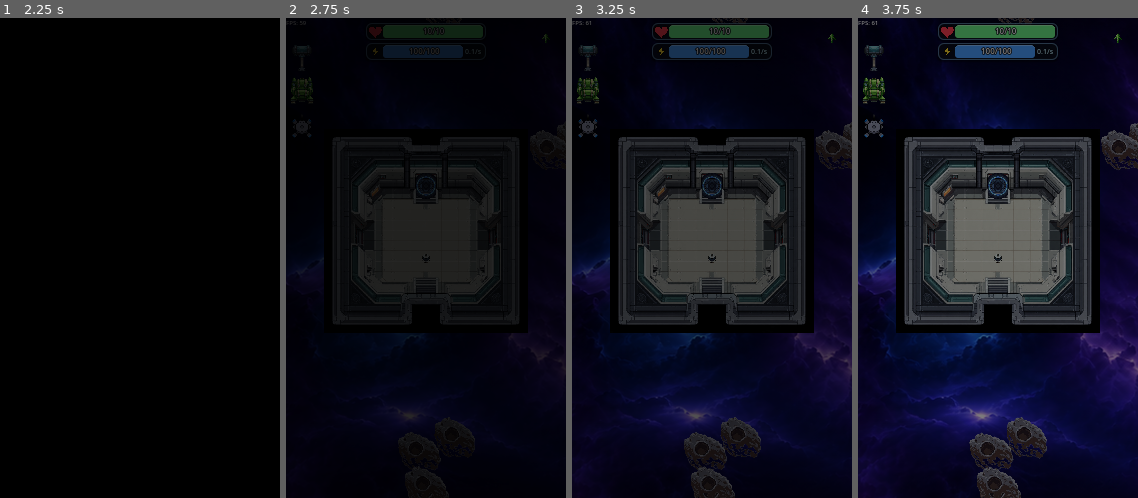
Above: before the commit, frames 1-4 (left to right).
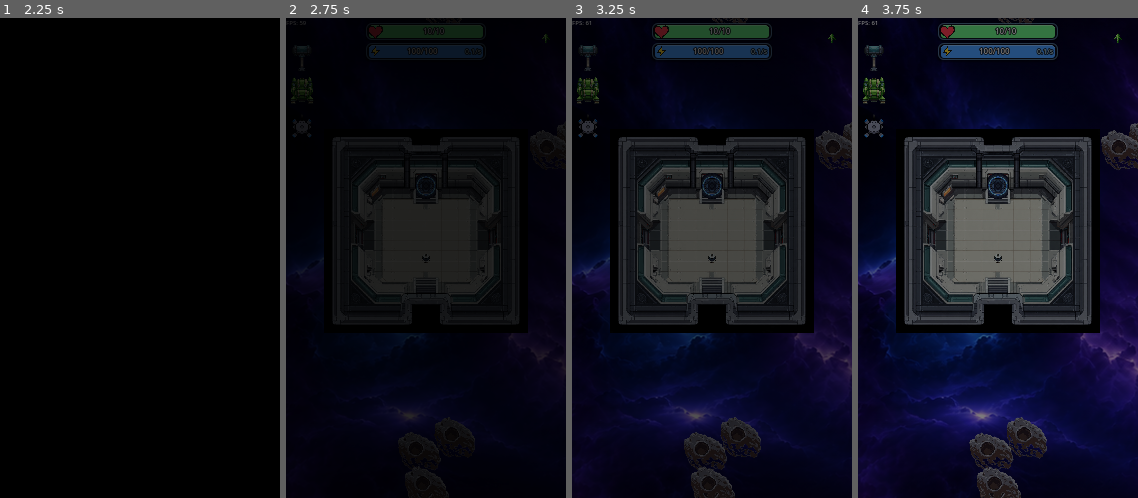
Above: after the commit, the same moments.

Repository: wildane/ShootingStar
Game: Godot game, scene res://scene/main_menu/main_menu.tscn
Two runs of this game, one before a commit and one after it. Both use one fixed random seed, a clock stepped at 60 frames per second and the inputs below.
Inputs (mouse positions are in pixels of both pictures, inside the frame that each line leads up to):
- Up to frame 1 (2.25 s): tap Enter at 0.5, 0.6 s; move the mouse to (201, 234) at 0.52 s; hold Right 0.53-1.25 s; click (201, 234) at 0.67 s; tap Space at 0.77 s; drag from (84, 282) to (126, 354) at 1.27 s; move the mouse to (140, 186) at 2.02 s; hold Right from 2.03 s (still down); tap Backspace at 2.1 s; click (140, 186) at 2.17 s
- Up to frame 2 (2.75 s): keep holding Right
- Up to frame 3 (3.25 s): release Right at 2.75 s; drag from (698, 354) to (770, 234) at 2.77 s
- Up to frame 4 (3.75 s): move the mouse to (1082, 330) at 3.52 s; hold Left from 3.53 s (still down); tap Ctrl at 3.6 s

Frame 1 is identical in both runs. In frame 2, 0.3% of the frame differs, in the area x 29-71%, y 1-9%; in frame 3, 0.4%; in frame 4, 0.5%.

Commit message:
Draw the status bar fill behind the icon and text
Make the coloured bar span the whole box so the heart/lightning icon and
the numbers sit on top of the fill instead of beside it.

🤖 Generated with Codebuff
Co-Authored-By: Codebuff <noreply@codebuff.com>

Diff:
--- a/scene/ui/HpBar.gd
+++ b/scene/ui/HpBar.gd
@@ -108,16 +108,11 @@
 	_panel.set_anchors_and_offsets_preset(Control.PRESET_FULL_RECT)
 	add_child(_panel)
 
-	# Ikon di sebelah kiri dalam kotak
+	# Saiz & posisi ikon (dibuat selepas bar supaya dilukis di atasnya)
 	_lebar_ikon = maxf(5.0, saiz_bar.y * 0.62)
 	var tinggi_ikon := maxf(5.0, saiz_bar.y - jidar * 2.0)
-	_ikon = IkonBar.new()
-	_ikon.jenis = jenis
-	_ikon.size = Vector2(_lebar_ikon, tinggi_ikon)
-	_ikon.position = Vector2(jidar + 1.0, (saiz_bar.y - tinggi_ikon) * 0.5)
-	_panel.add_child(_ikon)
-
-	_kiri_kandungan = _ikon.position.x + _lebar_ikon + 2.0
+	var posisi_ikon := Vector2(jidar + 1.0, (saiz_bar.y - tinggi_ikon) * 0.5)
+	_kiri_kandungan = posisi_ikon.x + _lebar_ikon + 2.0
 
 	_bar = ProgressBar.new()
 	_bar.mouse_filter = Control.MOUSE_FILTER_IGNORE
@@ -128,12 +123,20 @@
 	_bar.value = 1.0
 	_bar.add_theme_stylebox_override("background", _gaya_trek())
 	_bar.add_theme_stylebox_override("fill", _gaya_isian(_warna_untuk(1.0)))
+	# Bar warna penuhkan seluruh kotak (di belakang ikon & teks)
 	_bar.set_anchors_and_offsets_preset(Control.PRESET_FULL_RECT)
-	_bar.offset_left = _kiri_kandungan
+	_bar.offset_left = jidar
 	_bar.offset_top = jidar - 1.0
 	_bar.offset_right = -jidar
 	_bar.offset_bottom = -jidar + 1.0
 	_panel.add_child(_bar)
+
+	# Ikon di sebelah kiri, di atas bar berwarna
+	_ikon = IkonBar.new()
+	_ikon.jenis = jenis
+	_ikon.size = Vector2(_lebar_ikon, tinggi_ikon)
+	_ikon.position = posisi_ikon
+	_panel.add_child(_ikon)
 
 	_teks = Label.new()
 	_teks.mouse_filter = Control.MOUSE_FILTER_IGNORE
@@ -222,8 +225,8 @@
 		_teks_kanan.text = kanan
 		_teks_kanan.visible = kanan != ""
 		var simpanan := _lebar_teks_kanan(kanan)
-		_bar.offset_right = -jidar - simpanan
-		_teks.offset_right = -simpanan
+		# Hanya teks yang dibuat ruang; bar kekal penuh di belakang
+		_teks.offset_right = -jidar - simpanan
 
 	var nisbah_baru := clampf(nisbah, 0.0, 1.0)
 	if is_equal_approx(nisbah_baru, _nisbah_semasa):
